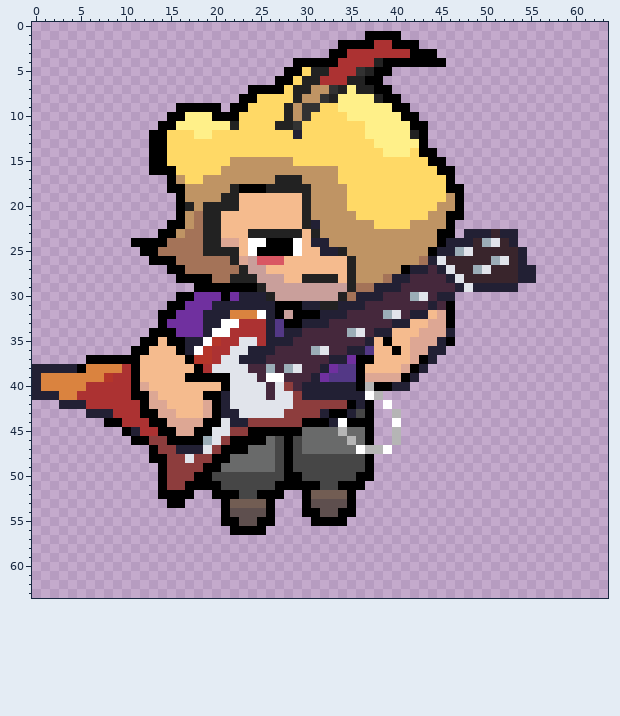
Pixel-art sprite: docs/public/assets/spritesheet/Player/down2.png. The picture above is the old version.
The file is 64x64 pixels.
The same view after the edit:
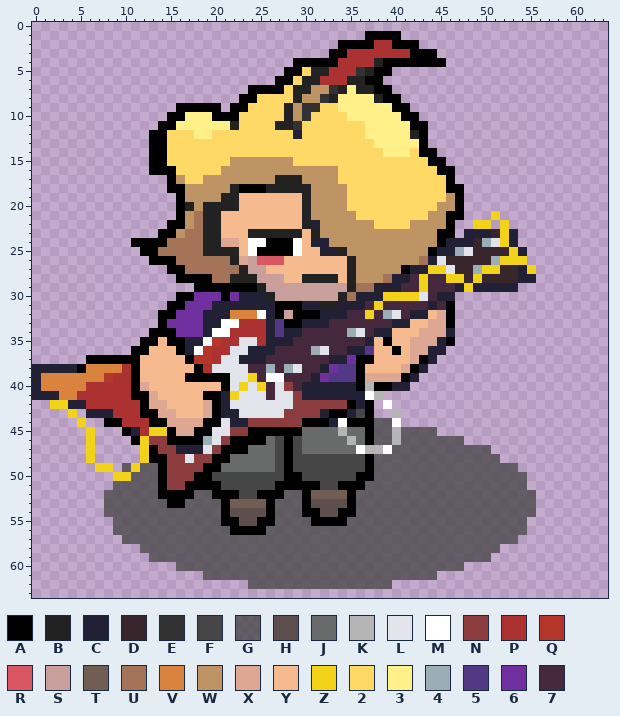
Palette (. is transparent): A #000000  B #222222  C #222034  D #39252c  E #323232  F #464646  G #4b4b4bcc  H #5e4f4e  J #696a6a  K #b5b5b5  L #e1e4eb  M #ffffff  N #8d3d3d  P #ac3232  Q #b5362a  R #d95763  S #c99f9b  T #725d53  U #a47358  V #da833f  W #bf9464  X #dda794  Y #f5bb8e  Z #f2d31a  2 #ffd966  3 #fff089  4 #9badb7  5 #533886  6 #70309f  7 #45283c
Change:
@@ x 35..57 @@
 20 2222222222WWA..........
-21 W22222222WWAA..........
-22 WWW2222WWWWA...........
-23 WWWWWWWWWWAA.CCCDCC....
-24 WWWWWWWWWWACCCD4LDC....
-25 WWWWWWWWWACC4LDDDDDC...
-26 BWWWWWWWUCLDDDDD4LDC...
-27 BWWWWWACC7CLDD4LDDDCC..
-28 BWWWUCC7777CLDDDDDDCC..
-29 BUUCCC777777CLCCCCC....
-30 UCCC7774L7CC...........
-31 CC7777777C7A...........
-32 77774L7CCYXA...........
+21 W22222222WWAA...Z......
+22 WWW2222WWWWA..ZZ.Z.....
+23 WWWWWWWWWWAA.CCCDZC....
+24 WWWWWWWWWWACCCD4LZC....
+25 WWWWWWWWWACC4LDDDDZC...
+26 BWWWWWWWUCLDDDDD4ZZZ...
+27 BWWWWWACCZZLDD4ZZDDCZ..
+28 BWWWUCC7Z77ZZDZDDDDCC..
+29 BUUCCC77Z777CZCCCCC....
+30 UCCCZZZZL7CC...........
+31 CC7Z77777C7A...........
+32 77Z74L7CCYXA...........
 33 77777CCYYXXA...........
@@ x 0..63 @@
 38 CCCCCAVVVVPAYYYYYYAPLLLL77474L77C655AYYYYXAC....................
-39 CVVVVVVVQPPAYYYYYAAAAALLL7MM777C6555AXXXXAC.....................
-40 CVVVVVPPPPPAXYYYYYYYYALLLL7LN7CCCCCCAKAACC......................
-41 CCCVVPPPPPPAAXYYYYYAACLLLL7LLNCCCCCCCMK.........................
-42 ...CCCPPPPPPAXXYYYYXACLLLLLLLNNNNNNACA.M........................
-43 ......CCCPPPAAXXYYYXACCLLLLLNNNNCAACFA..K.......................
-44 ........AAPPPAAXXXXAALCCNNNNNNAAACMAAA..M.......................
-45 ..........ACPPAAXXAALLNNAAAAAAJJJJKJJA..K.......................
-46 ...........AANNAAAA4LNAAAAJFAFJJJJJKJA..K.......................
-47 .............ANNCCCLNAAAJJJFAFJJJJJJMKKM........................
-48 .............AANNLNNAAJJJJJFAFFFFFFFFA..........................
-49 ..............ANNNNAAJJJJJJFAFFFFFFFFA..........................
-50 ..............ANNNAAFFFFFFFFAAFFFFFFAA..........................
-51 ..............ANNAAAAFFFFFFAAAAAFFAAA...........................
-52 ..............AAAA..AAAFFAAA..ATTTTA............................
-53 ...............AA....ATTTTA...AHHHHA............................
-54 .....................AHHHHA...AAHHAA............................
-55 .....................AAHHAA....AAAA.............................
-56 ......................AAAA......................................
-57 ................................................................
-58 ................................................................
-59 ................................................................
-60 ................................................................
-61 ................................................................
-62 ................................................................
+39 CVVVVVVVQPPAYYYYYAAAAALLZ7MM777C6555AXXXXAC.....................
+40 CVVVVVPPPPPAXYYYYYYYYALZLZ7LN7CCCCCCAKAACC......................
+41 CCCVVPPPPPPAAXYYYYYAACZLLL7LLNCCCCCCCMK.........................
+42 ..ZZCCPPPPPPAXXYYYYXACLLLLLLLNNNNNNACA.M........................
+43 ....Z.CCCPPPAAXXYYYXACCLLLLLNNNNCAACFA..K.......................
+44 .....Z..AAPPPAAXXXXAALCCNNNNNNAAACMAAAGGM.......................
+45 ......Z...ACPZZAXXAALLNNAAAAAAJJJJKJJAGGKGGGG...................
+46 ......Z....AZNNAAAA4LNAAAAJFAFJJJJJKJAGGKGGGGGGG................
+47 ......Z.....ZANNCCCLNAAAJJJFAFJJJJJJMKKMGGGGGGGGGGG.............
+48 ......Z.....ZAANNLNNAAJJJJJFAFFFFFFFFAGGGGGGGGGGGGGG............
+49 .......ZZ.GZGGANNNNAAJJJJJJFAFFFFFFFFAGGGGGGGGGGGGGGGG..........
+50 .........ZZGGGANNNAAFFFFFFFFAAFFFFFFAAGGGGGGGGGGGGGGGGG.........
+51 .........GGGGGANNAAAAFFFFFFAAAAAFFAAAGGGGGGGGGGGGGGGGGG.........
+52 ........GGGGGGAAAAGGAAAFFAAAGGATTTTAGGGGGGGGGGGGGGGGGGGG........
+53 ........GGGGGGGAAGGGGATTTTAGGGAHHHHAGGGGGGGGGGGGGGGGGGGG........
+54 ........GGGGGGGGGGGGGAHHHHAGGGAAHHAAGGGGGGGGGGGGGGGGGGGG........
+55 .........GGGGGGGGGGGGAAHHAAGGGGAAAAGGGGGGGGGGGGGGGGGGGG.........
+56 .........GGGGGGGGGGGGGAAAAGGGGGGGGGGGGGGGGGGGGGGGGGGGGG.........
+57 ..........GGGGGGGGGGGGGGGGGGGGGGGGGGGGGGGGGGGGGGGGGGGG..........
+58 ............GGGGGGGGGGGGGGGGGGGGGGGGGGGGGGGGGGGGGGGG............
+59 .............GGGGGGGGGGGGGGGGGGGGGGGGGGGGGGGGGGGGGG.............
+60 ................GGGGGGGGGGGGGGGGGGGGGGGGGGGGGGGG................
+61 ...................GGGGGGGGGGGGGGGGGGGGGGGGGG...................
+62 ........................GGGGGGGGGGGGGGGG........................
 63 ................................................................
Changed places in both pictures, as pixel boxes (x1, y1, x2, y2):
changed: (365, 211, 536, 319)
changed: (230, 373, 266, 400)
changed: (50, 400, 536, 589)
